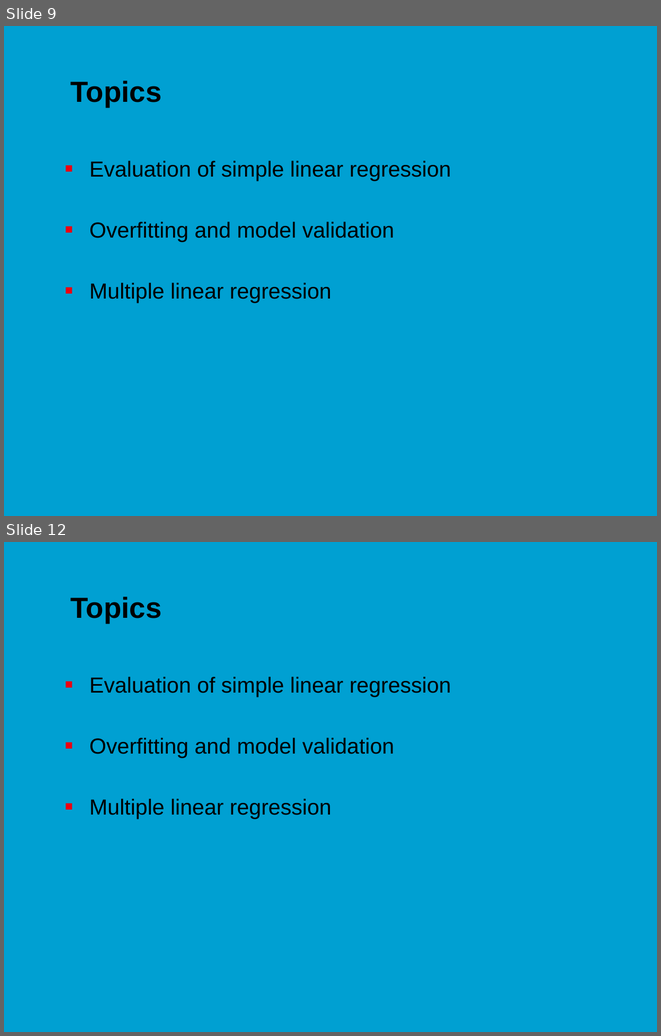
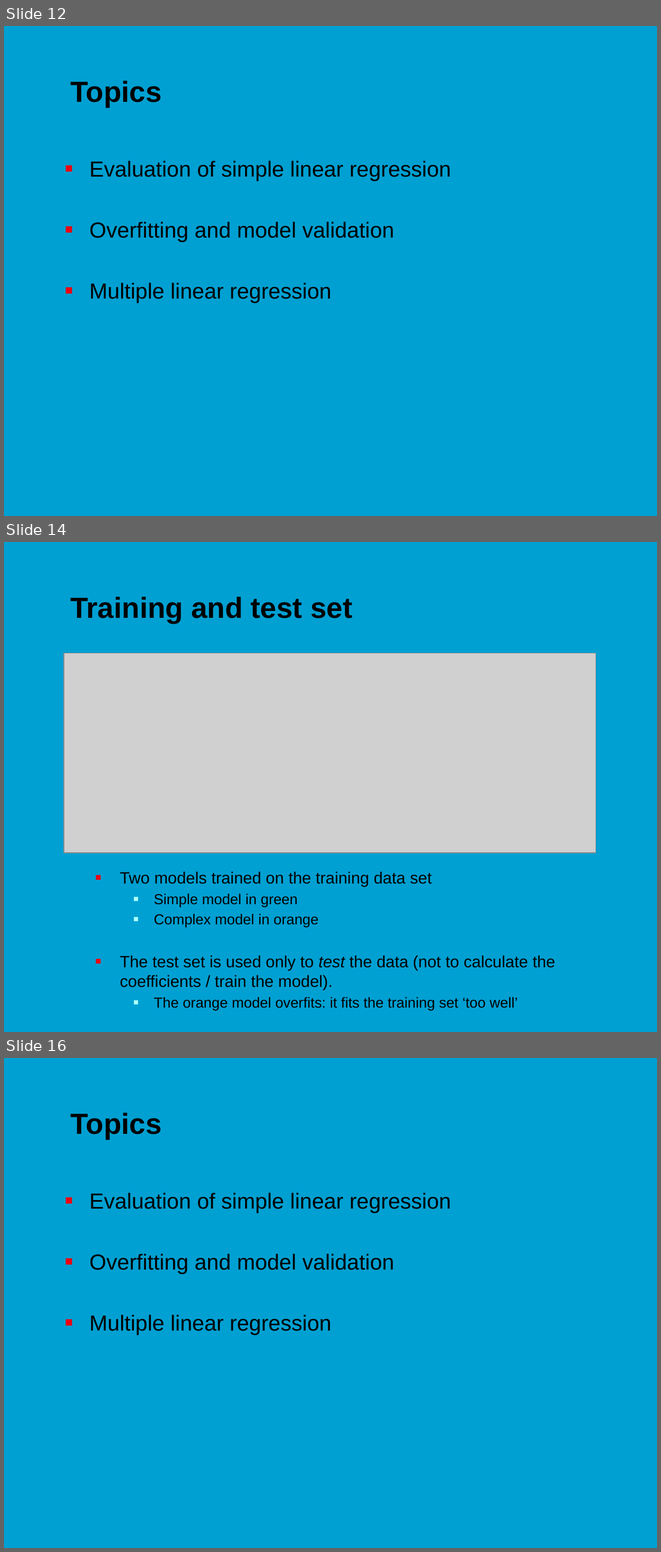
Before and after one commit to jonasmoons/data-driven-learning, a slide deck: slides/ddl-w5l2.pptx. Shown one above the other, each under a label of ours: slides 9 and 12 before the commit, slides 12, 14 and 16 after it; the slides between them are not shown. The pictures are 661x1036 and 661x1552 pixels, drawn with LibreOffice and Linux fonts; fonts in the diff are those of the drawing; grey boxes stand for pictures; background and template pictures are left out. Boxes give left, top, right and bottom in pixels: in the first picture for what was removed or moved away, otherwise in the second. Text is boxed around its words. In the diff, an @@ line names an element or a change of style, - is before the commit and + after.

```diff
--- a/slides/ddl-w5l2.pptx
+++ b/slides/ddl-w5l2.pptx
@@ slide 14 added at (x1=4, y1=542, x2=657, y2=1032), background picture (left out) @@
@@ title added at (x1=70, y1=597, x2=352, y2=623), 32 pt, text #000000, bold @@
+Training and test set
@@ picture added at (x1=64, y1=653, x2=596, y2=852) @@
@@ text added at (x1=120, y1=871, x2=555, y2=1011), 18 pt, text #000000 @@
+■ Two models trained on the training data set
+  ■ Simple model in green
+  ■ Complex model in orange
+■ The test set is used only to test the data (not to calculate the coefficients / train the model).
+  ■ The orange model overfits: it fits the training set ‘too well’
@@ what was slide 9 is now slide 12 @@
@@ what was slide 12 is now slide 16 @@
```
Also in this commit, not shown: 3 slides changed, 10 other slides added, 6 slides removed, 7 other files.
